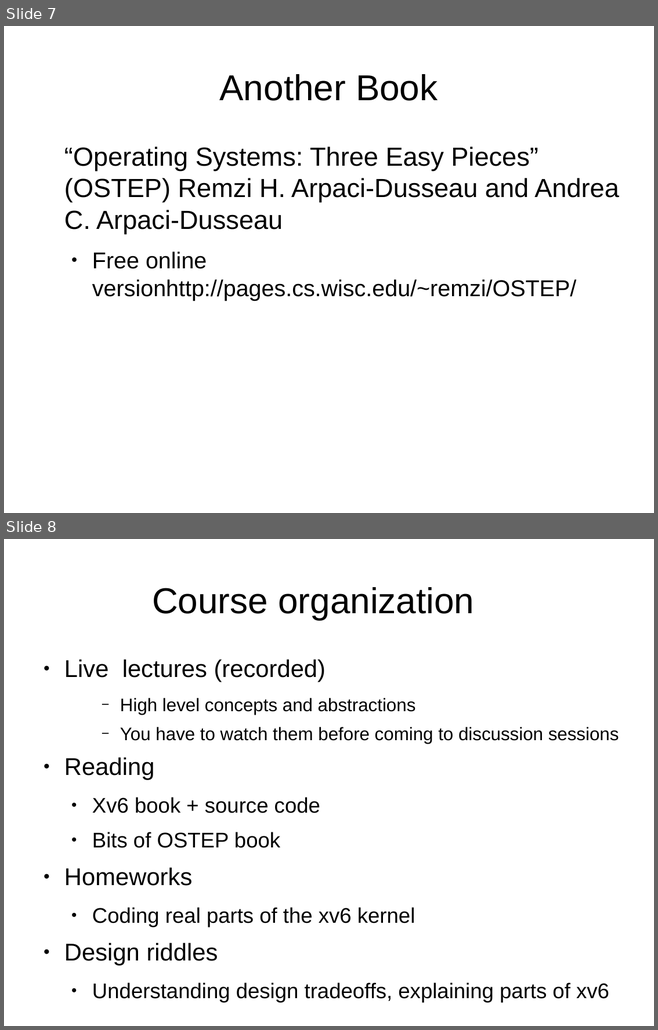
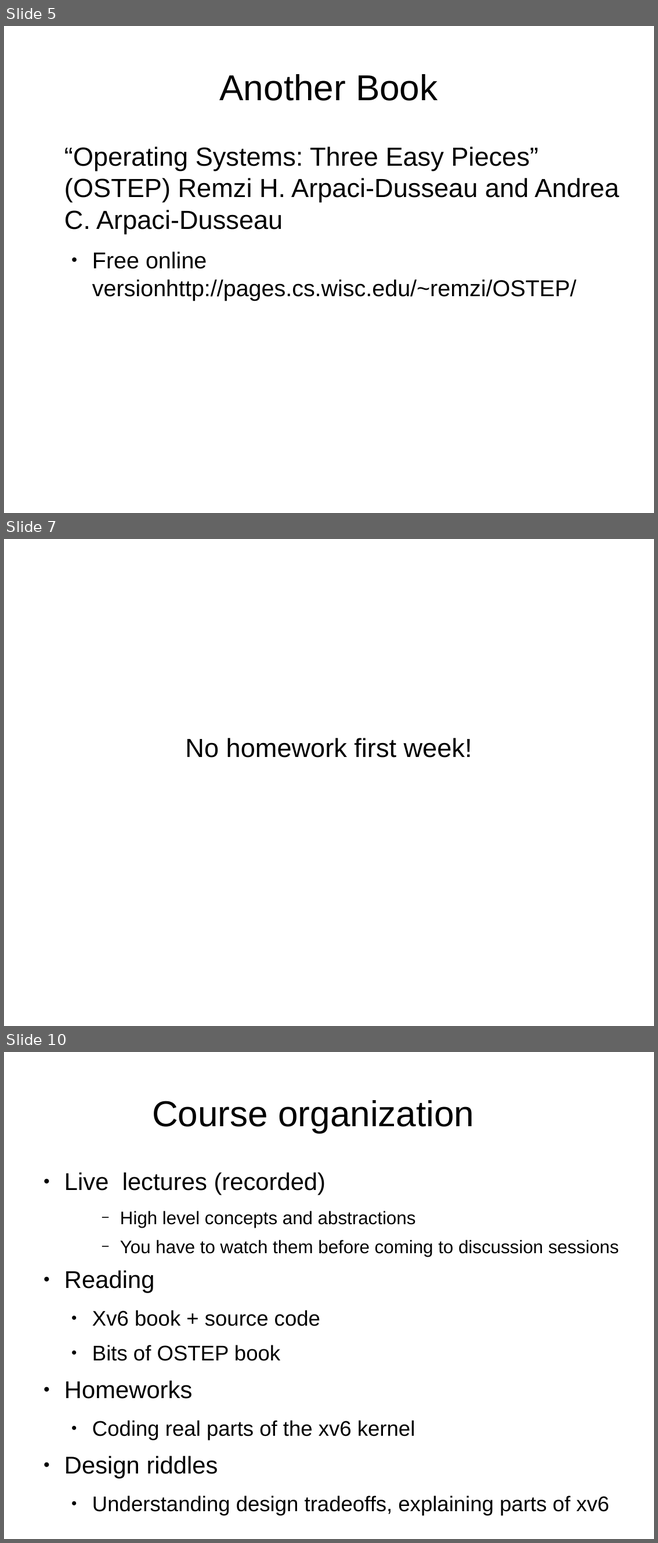
Before and after one commit to antonburtsev/cs5460, a slide deck: lectures/lecture00-logistics/lecture00-logistics.odp. Shown one above the other, each under a label of ours: slides 7 and 8 before the commit, slides 5, 7 and 10 after it; the slides between them are not shown. The pictures are 658x1030 and 658x1543 pixels, drawn with LibreOffice and Linux fonts; fonts in the diff are those of the drawing. Boxes give left, top, right and bottom in pixels: in the first picture for what was removed or moved away, otherwise in the second. Text is boxed around its words. In the diff, an @@ line names an element or a change of style, - is before the commit and + after.

```diff
--- a/lectures/lecture00-logistics/lecture00-logistics.odp
+++ b/lectures/lecture00-logistics/lecture00-logistics.odp
@@ slide 7 added at bbox=[4, 539, 654, 1026], background #FFFFFF @@
@@ subtitle added at bbox=[185, 738, 472, 758], 32 pt, text #000000 @@
+No homework first week!
@@ what was slide 7 is now slide 5 @@
@@ what was slide 8 is now slide 10 @@
```
Also in this commit, not shown: 4 slides changed, 1 other slide added, 1 slide removed, 5 other files.
